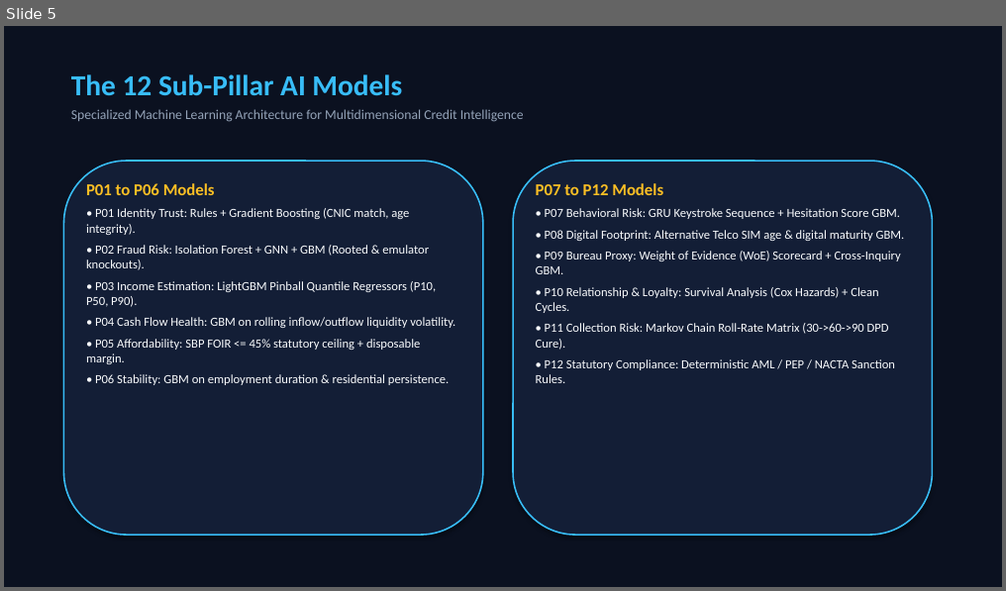
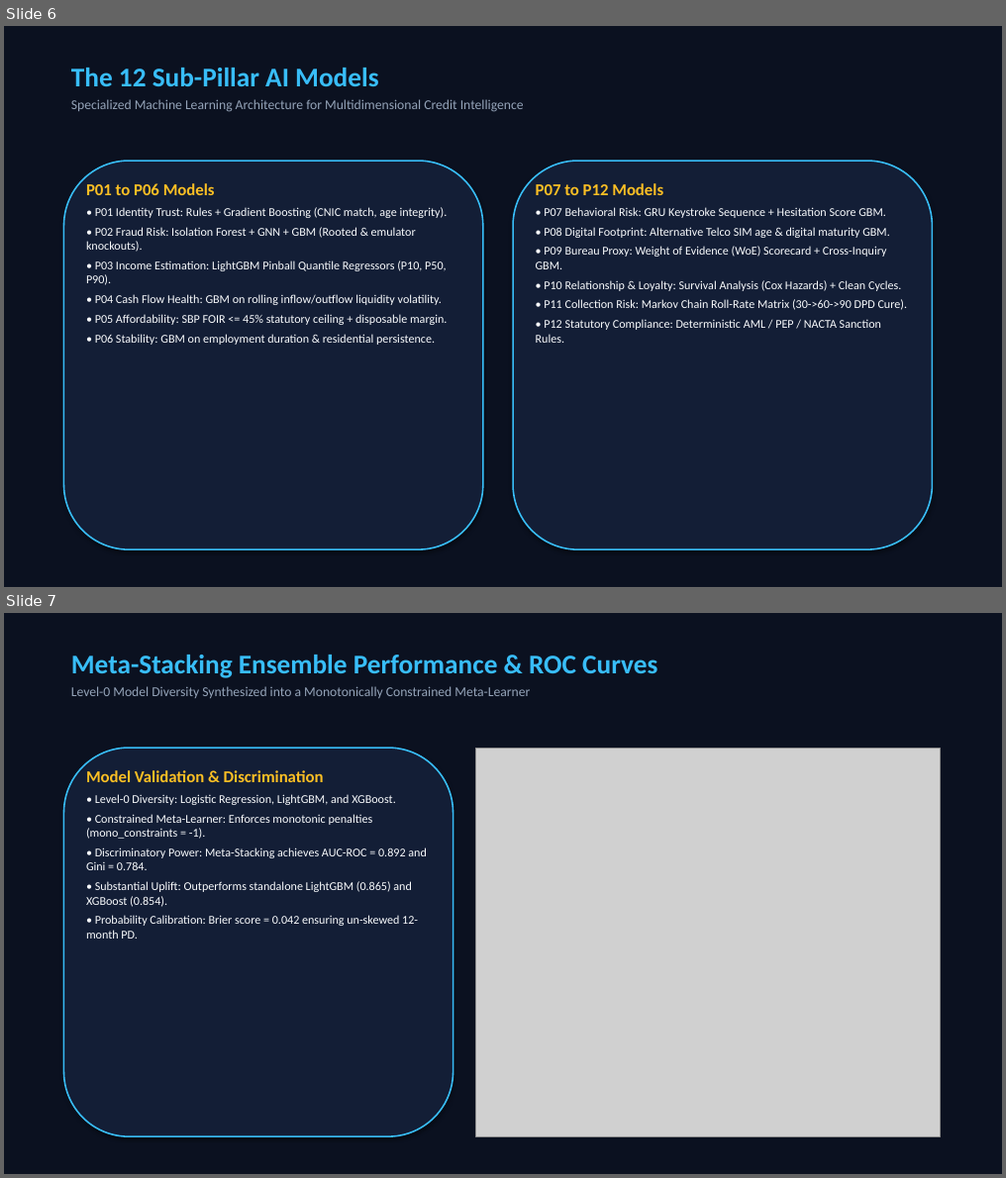
Before and after one commit to khayam1064/AI-CREDIT-SCORING, a slide deck: AI_Credit_Scoring_Conference_Master_Presentation.pptx. Shown one above the other, each under a label of ours: slide 5 before the commit, slides 6 and 7 after it. The pictures are 1006x591 and 1006x1178 pixels, drawn with LibreOffice and Linux fonts; fonts in the diff are those of the drawing; grey boxes stand for pictures. Boxes give left, top, right and bottom in pixels: in the first picture for what was removed or moved away, otherwise in the second. Text is boxed around its words. In the diff, an @@ line names an element or a change of style, - is before the commit and + after.

Commit message:
Enhance conference presentation with flow.png, ROC curve, grade distribution, IFRS 9, and SHAP charts

```diff
--- a/AI_Credit_Scoring_Conference_Master_Presentation.pptx
+++ b/AI_Credit_Scoring_Conference_Master_Presentation.pptx
@@ slide 7 added at [4,613,1002,1174], background #FFFFFF @@
@@ rectangle added at [4,613,1002,1174], fill #0B1120 @@
@@ text added at [71,655,657,698], 13 pt, text #94A3B8 @@
+Meta-Stacking Ensemble Performance & ROC Curves
+Level-0 Model Diversity Synthesized into a Monotonically Constrained Meta-Learner
@@ rounded rectangle added at [63,748,453,1137], fill #131E36, outline #38BDF8 1.5 pt @@
@@ picture added at [475,748,940,1137] @@
@@ text added at [86,770,426,939], 11.5 pt, text #F8FAFC @@
+Model Validation & Discrimination
+• Level-0 Diversity: Logistic Regression, LightGBM, and XGBoost.
+• Constrained Meta-Learner: Enforces monotonic penalties (mono_constraints = -1).
+• Discriminatory Power: Meta-Stacking achieves AUC-ROC = 0.892 and Gini = 0.784.
+• Substantial Uplift: Outperforms standalone LightGBM (0.865) and XGBoost (0.854).
+• Probability Calibration: Brier score = 0.042 ensuring un-skewed 12-month PD.
@@ what was slide 5 is now slide 6 @@
@@ slide 6 changed as well @@
@@ text "The 12 Sub-Pillar AI Models": place and size @@
-text "The 12 Sub-Pillar AI Models" at [71,75,524,122]
+text "The 12 Sub-Pillar AI Models" at [71,68,524,112]
@@ text at [71,68,378,86]: size 28 to 26 pt in "The 12 Sub-Pillar AI Models" @@
@@ rounded rectangle: place and size @@
-rounded rectangle at [63,161,483,535]
+rounded rectangle at [63,161,483,550]
@@ rounded rectangle: place and size @@
-rounded rectangle at [513,161,933,535]
+rounded rectangle at [513,161,933,550]
@@ text at [86,207,448,345]: size 12 to 11.5 pt; less space between paragraphs @@
@@ text at [536,207,908,343]: size 12 to 11.5 pt; less space between paragraphs @@
```
Also in this commit, not shown: 9 other slides changed, 3 other slides added, 2 slides removed, 4 other files.
